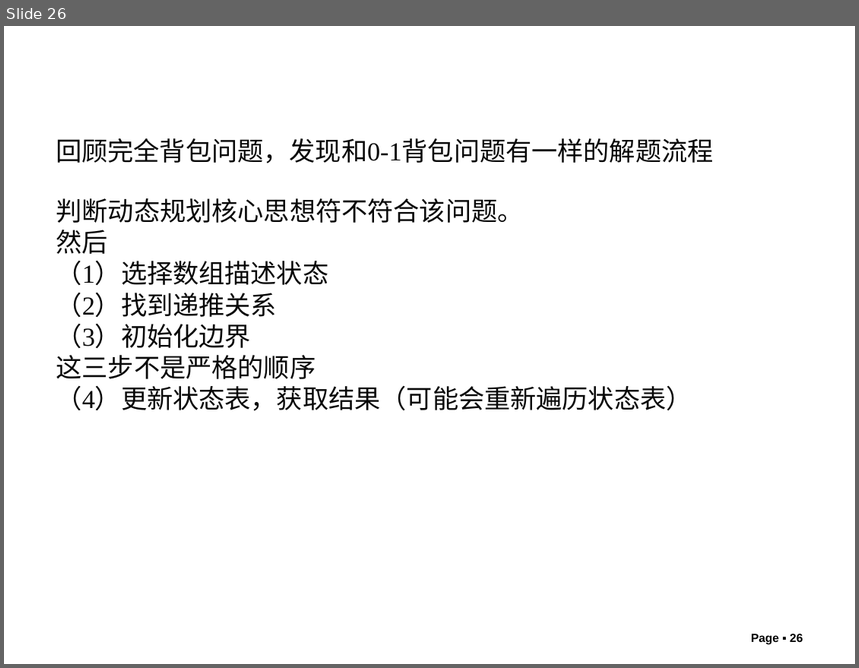
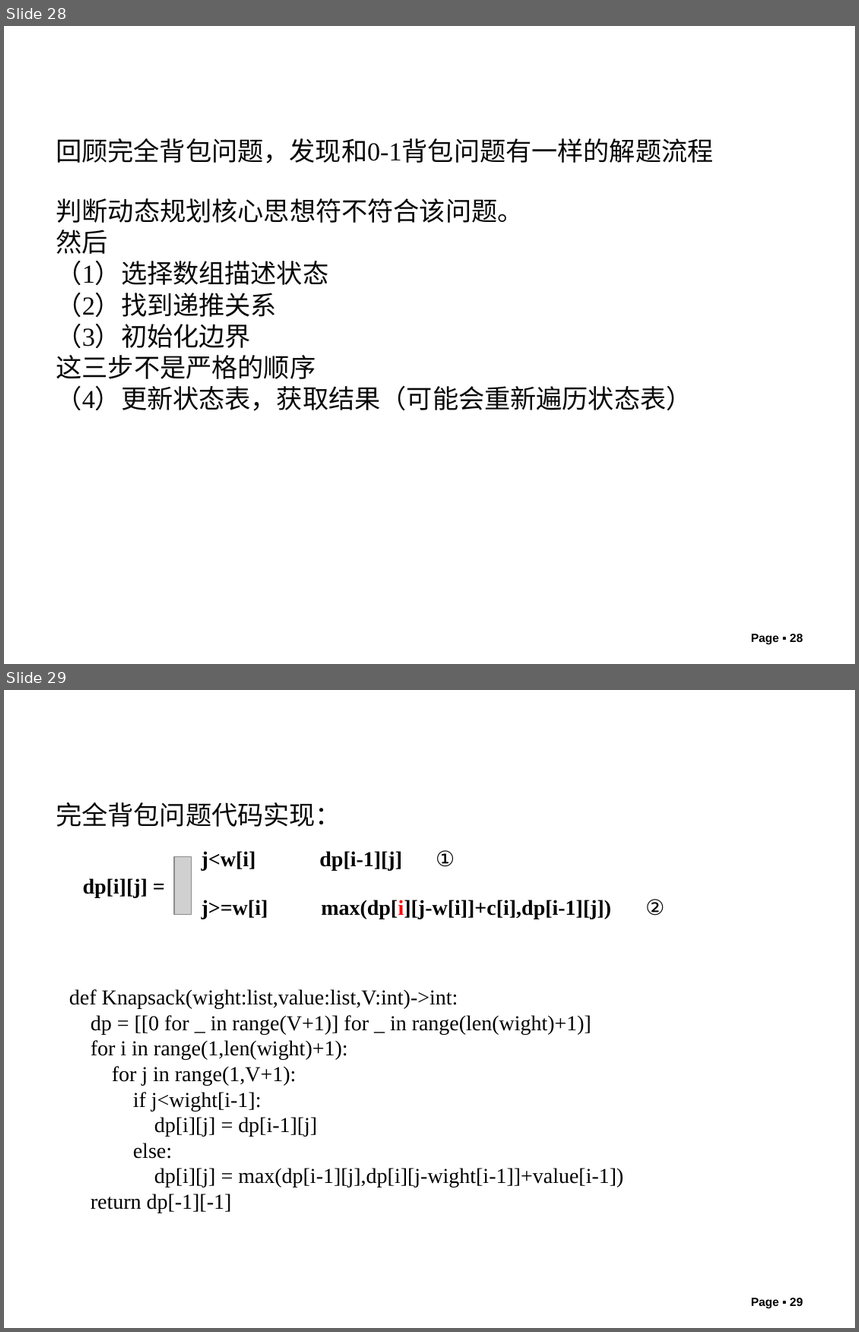
Before and after one commit to liutongling/DP, a slide deck: file/第5章 动态规划法.pptx. Shown one above the other, each under a label of ours: slide 26 before the commit, slides 28 and 29 after it. The pictures are 859x668 and 859x1332 pixels, drawn with LibreOffice and Linux fonts; fonts in the diff are those of the drawing; grey boxes stand for pictures; background and template pictures are left out. Boxes give left, top, right and bottom in pixels: in the first picture for what was removed or moved away, otherwise in the second. Text is boxed around its words. In the diff, an @@ line names an element or a change of style, - is before the commit and + after.

```diff
--- a/file/第5章 动态规划法.pptx
+++ b/file/第5章 动态规划法.pptx
@@ slide 29 added at <box>4,690,855,1328</box>, background #FFFFFF @@
@@ text added at <box>56,802,341,827</box>, 22 pt, text #080808 @@
+完全背包问题代码实现：
@@ group added at <box>83,851,611,920</box>: 3 texts, 1 picture @@
+dp[i][j] =
+j<w[i] dp[i-1][j]
+j>=w[i] max(dp[i][j-w[i]]+c[i],dp[i-1][j])
@@ text added at <box>436,850,455,867</box>, 18 pt, text #000000 @@
+①
@@ text added at <box>645,899,664,916</box>, 18 pt, text #000000 @@
+②
@@ text added at <box>69,989,623,1214</box>, 18 pt, text #000000 @@
+def Knapsack(wight:list,value:list,V:int)->int:
+dp = [[0 for _ in range(V+1)] for _ in range(len(wight)+1)]
+for i in range(1,len(wight)+1):
+for j in range(1,V+1):
+if j<wight[i-1]:
+dp[i][j] = dp[i-1][j]
+else:
+dp[i][j] = max(dp[i-1][j],dp[i][j-wight[i-1]]+value[i-1])
+return dp[-1][-1]
@@ page number added at <box>751,1298,803,1309</box>, 10 pt, text #000000, bold @@
+Page ▪ 29
@@ what was slide 26 is now slide 28 @@
```
Also in this commit, not shown: 3 slides changed, 15 other slides added, 2 other files.
